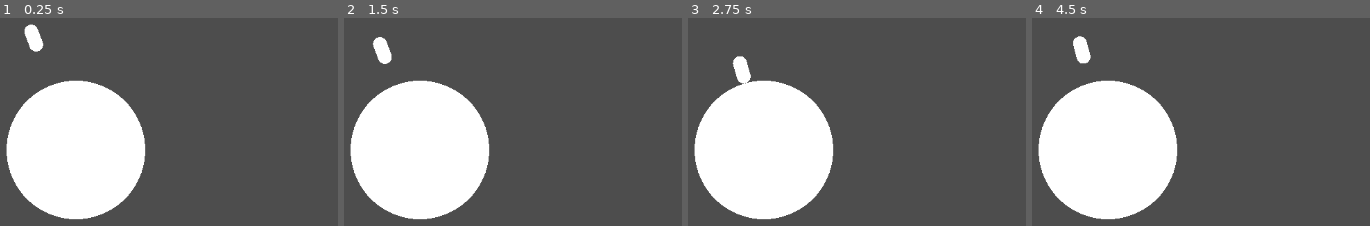
Above: before the commit, frames 1-4 (left to right).
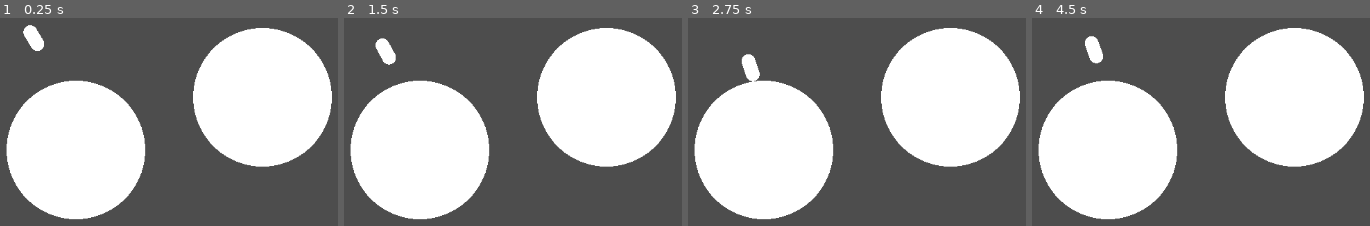
Above: after the commit, the same moments.

Repository: DmitrievDmitrii/asteroids
Game: Godot game, scene res://main.tscn
Two runs of this game, one before a commit and one after it. Both use one fixed random seed, a clock stepped at 60 frames per second and the inputs below.
Inputs:
- Up to frame 1 (0.25 s): no input
- Up to frame 2 (1.5 s): tap Enter at 0.5 s; hold D (move_right) 0.53-1.28 s; tap Space (jump) at 0.77 s; hold S (move_down) from 1.28 s (still down)
- Up to frame 3 (2.75 s): tap Space (jump) at 1.52 s; release S (move_down) at 2.03 s; hold D (move_right) from 2.03 s (still down)
- Up to frame 4 (4.5 s): release D (move_right) at 2.78 s; hold W (move_up) 2.78-3.53 s; tap Space (jump) at 3.02, 3.77, 4.25 s; hold A (move_left) from 3.53 s (still down)

The runs differ from the first frame. In frame 1, 22% of the frame differs, in the area x 6-99%, y 2-72%; in frame 2, 22%; in frame 3, 22%; in frame 4, 23%, in the area x 12-99%, y 4-72%.

Commit message:
test planet 2

Diff:
--- a/main.gd
+++ b/main.gd
@@ -1,13 +1,16 @@
 extends Node2D
 var asteroid
+var asteroid2
 var player
 
 
 # Called when the node enters the scene tree for the first time.
 func _ready():
 	asteroid = $asteroid
+	asteroid2 = $asteroid2
 	player = $player
 	player.gravityObjects.append(asteroid)
+	player.gravityObjects.append(asteroid2)
 
 
 # Called every frame. 'delta' is the elapsed time since the previous frame.
--- a/main.tscn
+++ b/main.tscn
@@ -14,3 +14,7 @@
 [node name="player" parent="." instance=ExtResource("2_dqcrw")]
 position = Vector2(171, 53)
 scale = Vector2(10, 10)
+
+[node name="asteroid2" parent="." instance=ExtResource("1_txdfa")]
+position = Vector2(501, 139)
+scale = Vector2(10, 10)
